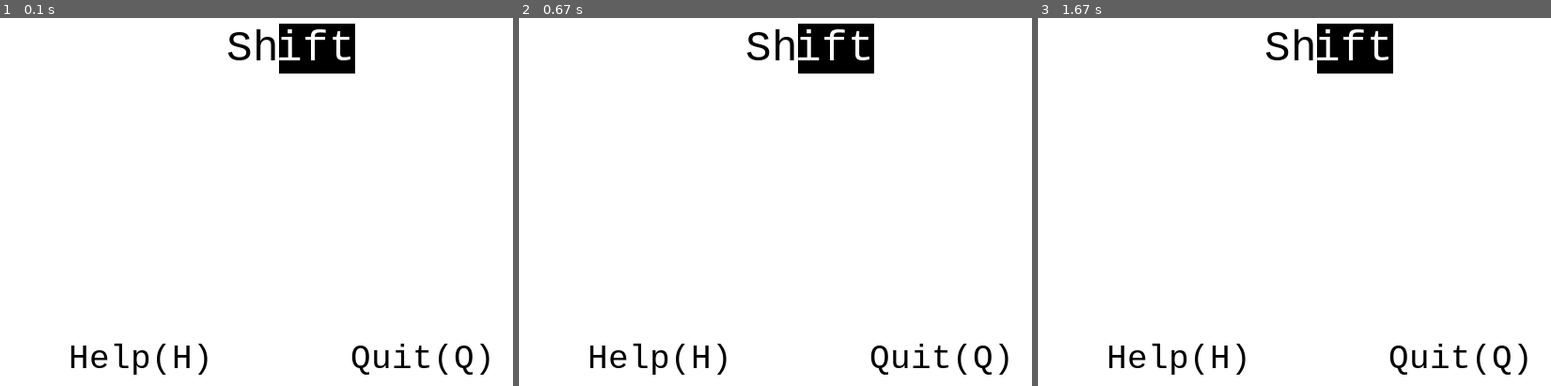
Above: before the commit, frames 1-3 (left to right).
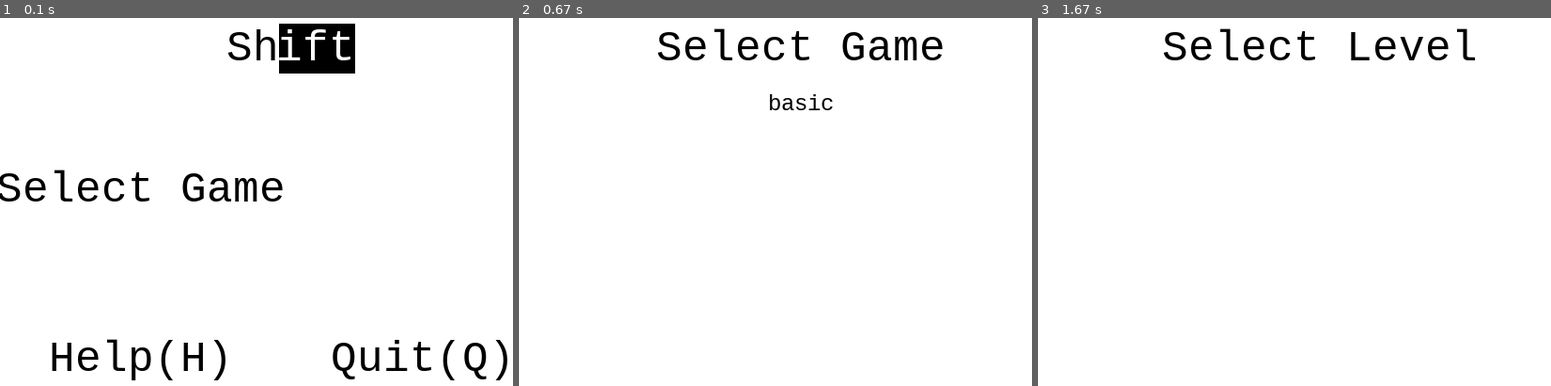
Above: after the commit, the same moments.

Repository: fyabc/MiniGames
Game: pygame game, started from Shift_pygame/test/test_main.py
The game is run twice, just before and just after one commit, with the same random seed, the same clock (stepped at 60 frames per second) and the same inputs.
Inputs (mouse positions are in pixels of both pictures, inside the frame that each line leads up to):
- Up to frame 1 (0.1 s): no input
- Up to frame 2 (0.67 s): press the mouse at (662, 190) at 0.37 s; move the mouse to (642, 282) at 0.47 s; release the mouse at (626, 378) at 0.6 s
- Up to frame 3 (1.67 s): press the mouse at (1320, 106) at 0.7 s; move the mouse to (1222, 110) at 0.8 s; release the mouse at (1130, 113) at 0.93 s

The runs differ from the first frame. In frame 1, 4.0% of the frame differs, in the area x 0-99%, y 41-99%; in frame 2, 4.4%, in the area x 13-96%, y 1-97%; in frame 3, 4.3%.

Commit message:
Add game selection and level selection.

Diff:
--- a/Shift_pygame/Shift_pygame/config.py
+++ b/Shift_pygame/Shift_pygame/config.py
@@ -16,8 +16,6 @@
 RecordPath = os.path.join(DataPath, 'records')
 KeymapPath = os.path.join(DataPath, 'keymap.txt')
 ImagePath = os.path.join(ResourcePath, 'images')
-
-GameGroupExtension = '.txt'
 
 # Display config.
 # [NOTE] X <=> row <=> width, Y <=> column <=> height
@@ -40,7 +38,7 @@
 GameTitle = 'Shift-pygame'
 
 # Fonts.
-FontSize = 40
+FontSize = 50
 FontName = os.path.join(ResourcePath, 'fonts', 'consolas-yahei.ttf')
 
 # FPS.
@@ -54,8 +52,9 @@
 }
 
 # Game.
-DefaultGroup = 'basic.txt'
-GameGroups = os.listdir(GameGroupPath)
+GameGroupExtension = '.txt'
+DefaultGroup = 'basic'
+GameGroups = [filename[:-4] for filename in os.listdir(GameGroupPath) if filename.endswith(GameGroupExtension)]
 
 # Scene.
 QuitID = -1
--- a/Shift_pygame/Shift_pygame/game.py
+++ b/Shift_pygame/Shift_pygame/game.py
@@ -8,7 +8,7 @@
 
 from .config import *
 from .utils.display import get_font
-from .scene.basic_scenes import MainMenu, HelpMenu
+from .scene.basic_scenes import *
 
 __author__ = 'fyabc'
 
@@ -34,10 +34,17 @@
         # self.scenes[0] = LevelScene.from_game_group(self, 'basic')[0]
         # # End debug
 
-        self.add_scene(0, MainMenu, {
+        scene_map = {
+            'MainMenu': 0,
             'HelpMenu': 1,
-        })
+            'GameSelectMenu': 2,
+            'LevelSelectMenu': 3,
+        }
+
+        self.add_scene(0, MainMenu, scene_map)
         self.add_scene(1, HelpMenu)
+        self.add_scene(2, GameSelectMenu, scene_map)
+        self.add_scene(3, LevelSelectMenu, scene_map)
 
     @contextmanager
     def _game_manager(self):
--- a/Shift_pygame/Shift_pygame/handler/active_text.py
+++ b/Shift_pygame/Shift_pygame/handler/active_text.py
@@ -46,7 +46,7 @@
         self.font = font_size, font_name
 
         self.add_action((pygame.locals.MOUSEBUTTONDOWN, 1), self.on_mouse_down_1)
-        self.mouse_up_call = (lambda text_, game_, event_: None) if mouse_up_call is None else mouse_up_call
+        self.mouse_up_call = (lambda game_, event_, pre_sid, *args: None) if mouse_up_call is None else mouse_up_call
 
     def __contains__(self, item):
         rect = self.image.get_rect()
--- a/Shift_pygame/Shift_pygame/scene/basic_scenes.py
+++ b/Shift_pygame/Shift_pygame/scene/basic_scenes.py
@@ -3,6 +3,7 @@
 
 import pygame.locals
 
+from ..config import GameGroups
 from .scene import Scene
 from ..element.text import Text
 from ..element.group import Group
@@ -50,11 +51,13 @@
         super().__init__(game, scene_id, targets)
 
         self.add_background(
-            Text(self.game, self, 'Sh', (0.449, 0.15), font_size=50),
+            Text(self.game, self, 'Sh', (0.449, 0.15)),
             Text(self.game, self, 'ift', (0.561, 0.15), fg_bg=(True, False), font_size=50),
         )
 
         self.add_active_element(
+            ActiveText(self.game, self, 'Select Game', (0.25, 0.4),
+                       mouse_up_call=(lambda *args: targets['GameSelectMenu'])),
             ActiveText(self.game, self, 'Help(H)', (0.25, 0.7),
                        mouse_up_call=(lambda *args: targets['HelpMenu'])),
             ActiveText(self.game, self, 'Quit(Q)', (0.75, 0.7),
@@ -77,7 +80,7 @@
         super().__init__(game, scene_id, None)
 
         self.add_background(
-            Text(self.game, self, 'Help', (0.5, 0.15), font_size=44),
+            Text(self.game, self, 'Help', (0.5, 0.15)),
             Text(self.game, self, 'Left: Go left', (0.5, 0.29), font_size=27),
             Text(self.game, self, 'Right: Go right', (0.5, 0.37), font_size=27),
             Text(self.game, self, 'Up: To another level on the door', (0.5, 0.45), font_size=27),
@@ -100,3 +103,36 @@
 
         for key in km['quit']:
             self.add_action(get_unique_key_event(key), lambda g, e, pre_sid, *args: pre_sid)
+
+
+class GameSelectMenu(MenuScene):
+    def __init__(self, game, scene_id, targets):
+        super().__init__(game, scene_id, targets)
+
+        self.add_background(
+            Text(self.game, self, 'Select Game', (0.5, 0.15)),
+        )
+
+        game_group_number = len(GameGroups)
+        self.add_active_element(*[
+            ActiveText(self.game, self, game_group_name, (0.5, 0.25 + 0.1 * i), font_size=27,
+                       mouse_up_call=(lambda t, g, e, pre_sid, *args: (targets['LevelSelectMenu'], game_group_name)))
+            for i, game_group_name in enumerate(GameGroups)
+        ])
+
+
+class LevelSelectMenu(MenuScene):
+    def __init__(self, game, scene_id, targets):
+        super().__init__(game, scene_id, targets)
+
+        self.add_background(
+            Text(self.game, self, 'Select Level', (0.5, 0.15)),
+        )
+
+    def run(self, previous_scene_id, *args):
+        return super().run(previous_scene_id, *args)
+
+    def draw_background(self):
+        super().draw_background()
+
+        # todo: Add level buttons (even link graph) into the scene
